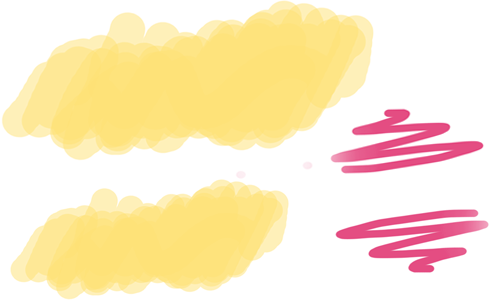
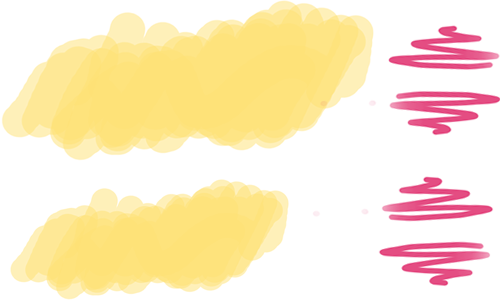
Layer changes from the first 500×300 image to the second:
added layer "Underline Doodle copy 3" (multiply) above "Underline Doodle copy 2" over <box>388,25,500,71</box>
added layer "Underline Doodle copy 2" (multiply) above "Underline Doodle copy" over <box>320,90,500,136</box>
painted on "Underline Doodle copy" over <box>236,108,494,222</box>
painted on "Underline Doodle" over <box>335,209,491,287</box>
